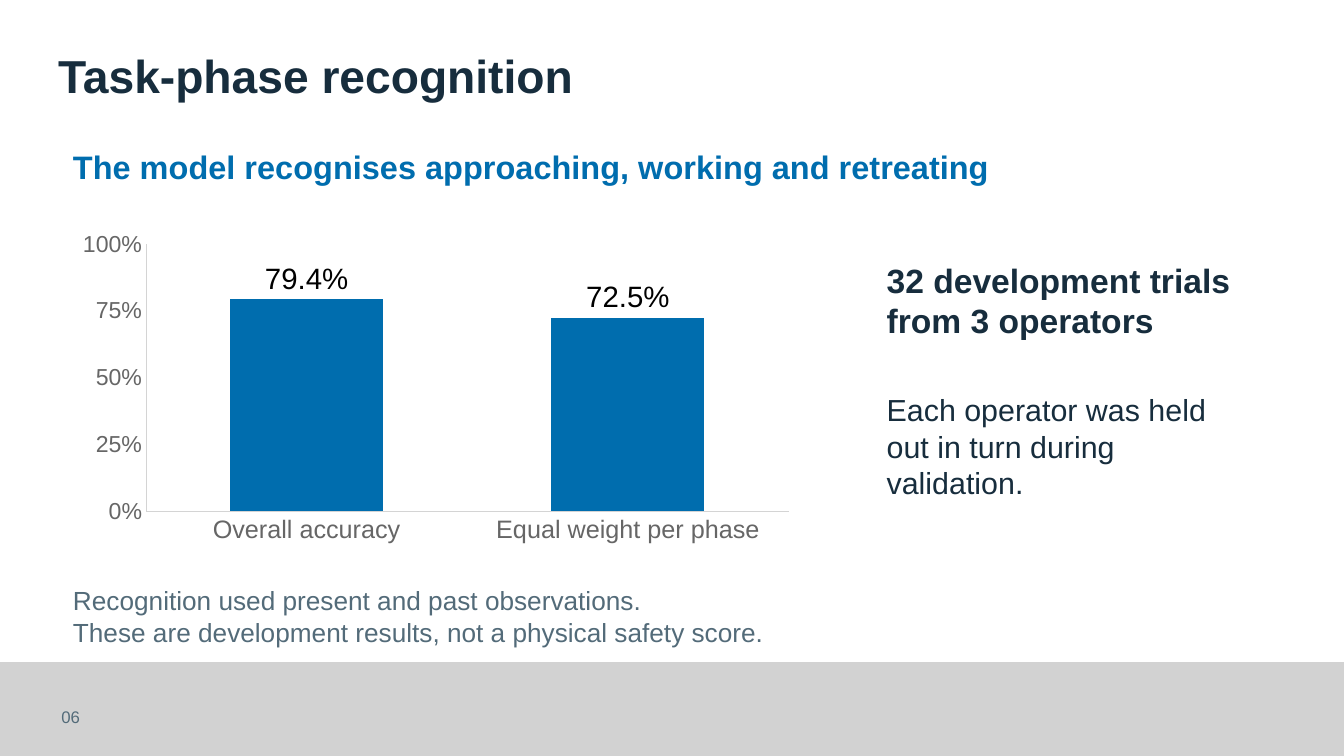
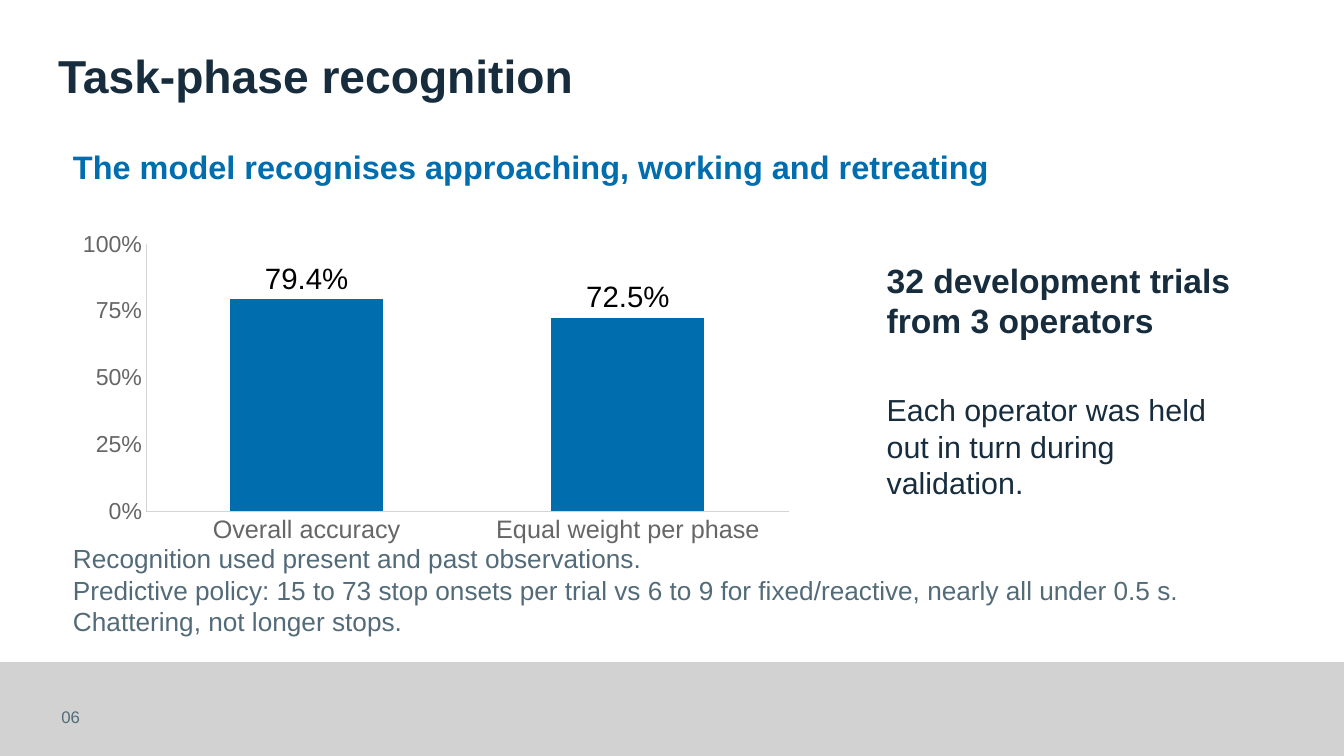
Before and after one commit to Kingwu12/adaptive-hrc-safety-system, a slide deck: slide 6 of presentation/FYP-assessment-presentation-v3.pptx. Drawn at 1344x756 pixels with LibreOffice and Linux fonts; fonts in the diff are those of the drawing. Boxes give left, top, right and bottom in pixels: in the first picture for what was removed or moved away, otherwise in the second. Text is boxed around its words. In the diff, an @@ line names an element or a change of style, - is before the commit and + after.

```diff
--- a/presentation/FYP-assessment-presentation-v3.pptx
+++ b/presentation/FYP-assessment-presentation-v3.pptx
@@ text "Recognition used present and past ...": place and size @@
-text "Recognition used present and past ..." at bbox=[73, 591, 763, 648]
+text "Recognition used present and past ..." at bbox=[73, 549, 1177, 637]
@@ text at bbox=[73, 581, 1177, 637]: text changed @@
-These are development results, not a physical safety score.
+Predictive policy: 15 to 73 stop onsets per trial vs 6 to 9 for fixed/reactive, nearly all under 0.5 s. Chattering, not longer stops.
```
Also in this commit, not shown: 1 other slide changed.
